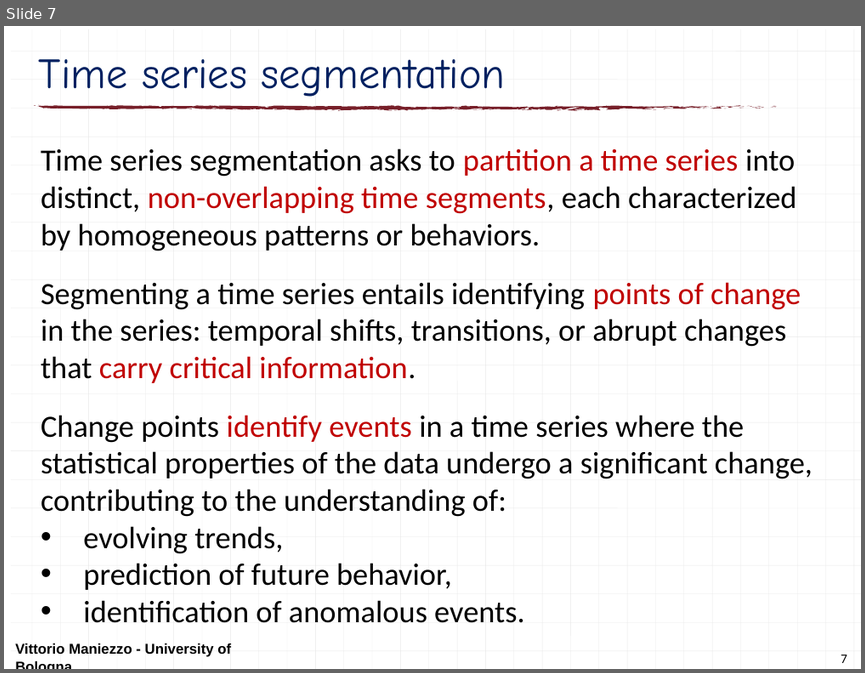
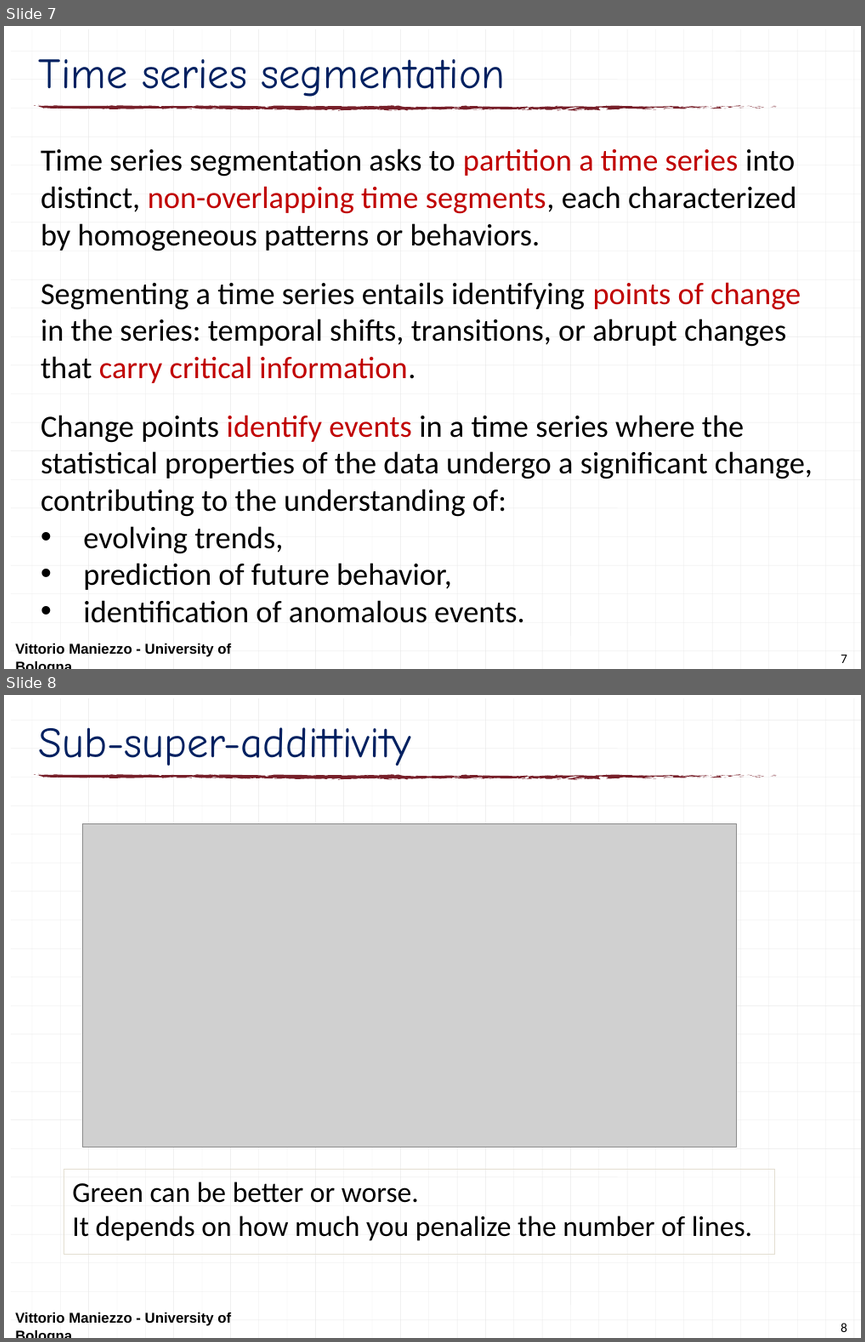
Before and after one commit to maniezzo/segmentation, a slide deck: doc/LION25_F&B/F&Bsegmentation.pptx. Shown one above the other, each under a label of ours: slide 7 before the commit, slides 7 and 8 after it. The pictures are 865x673 and 865x1342 pixels, drawn with LibreOffice and Linux fonts; fonts in the diff are those of the drawing; grey boxes stand for pictures. Boxes give left, top, right and bottom in pixels: in the first picture for what was removed or moved away, otherwise in the second. Text is boxed around its words. In the diff, an @@ line names an element or a change of style, - is before the commit and + after.

Commit message:
boh

```diff
--- a/doc/LION25_F&B/F&Bsegmentation.pptx
+++ b/doc/LION25_F&B/F&Bsegmentation.pptx
@@ slide 8 added at (4,695,861,1338), background #FFFFFF; not listed: 126 template elements that a slide beside it also shows @@
@@ title added at (39,727,411,766), 36 pt, text #002060 @@
+Sub-super-addittivity
@@ picture added at (82,823,737,1146) @@
@@ rectangle added at (64,1168,774,1253), outline #E3DED1 0.75 pt, 24 pt, text #000000 @@
+Green can be better or worse.
+It depends on how much you penalize the number of lines.
@@ text added at (15,1312,231,1326), 12 pt, text #000000, bold @@
+Vittorio Maniezzo - University of Bologna
@@ page number added at (840,1322,847,1332), 11 pt, text #000000 @@
+8
```
